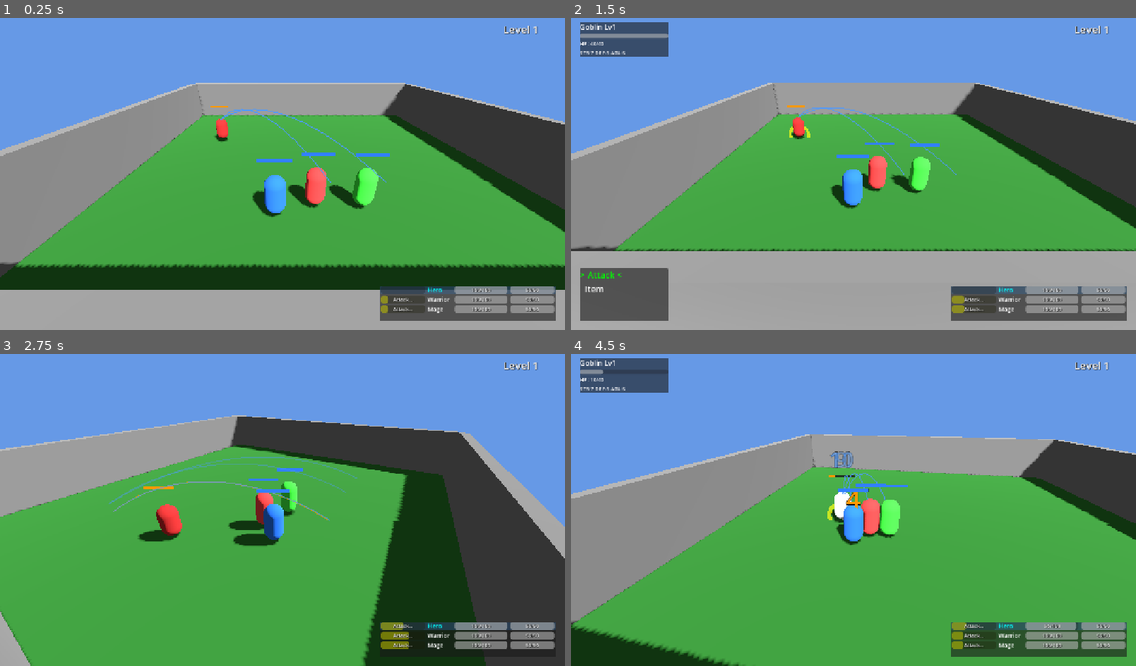
Above: before the commit, frames 1-4 (two rows, left to right).
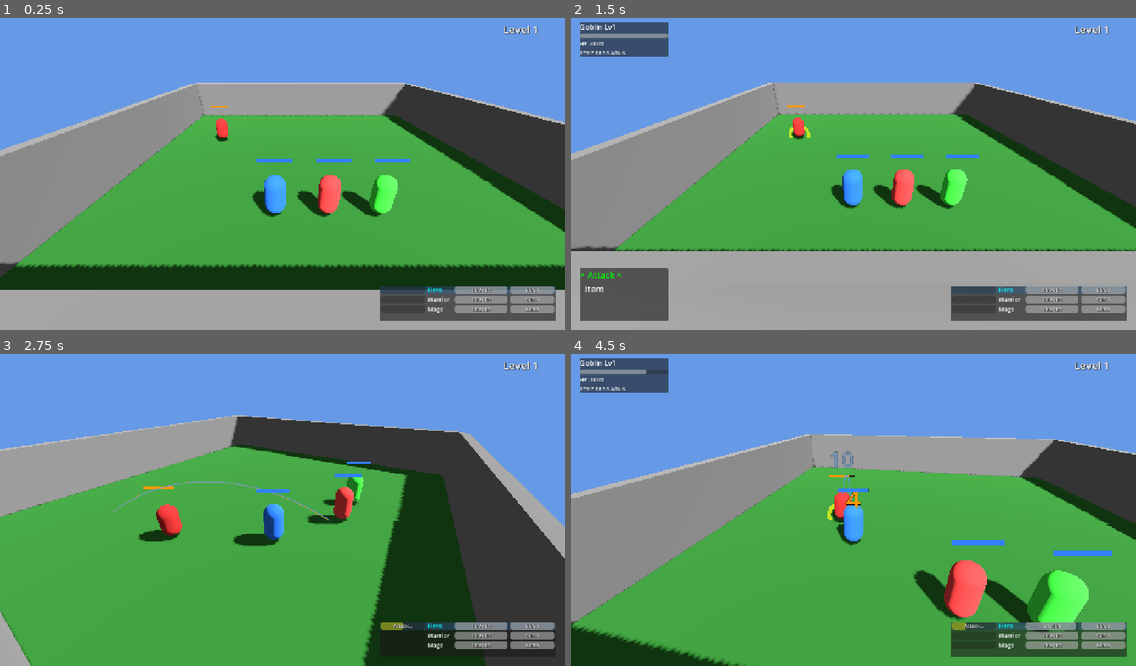
Above: after the commit, the same moments.

Repository: sphenlee/gauntlet
Game: Godot game, scene res://scenes/main.tscn
Same seed, same stepped clock (60 frames per second), same inputs: the game is played once before the commit and once after it.
Inputs:
- Up to frame 1 (0.25 s): no input
- Up to frame 2 (1.5 s): tap Enter (action_confirm) at 0.5 s; hold D (move_right) 0.53-1.28 s; hold Enter (action_confirm) 0.53-1.28 s; hold S (move_down) from 1.28 s (still down); tap K (camera_down) at 1.35 s
- Up to frame 3 (2.75 s): tap Enter (action_confirm) at 2 s; release S (move_down) at 2.03 s; hold D (move_right) from 2.03 s (still down); tap J (camera_left) at 2.1 s
- Up to frame 4 (4.5 s): release D (move_right) at 2.78 s; hold W (move_up) 2.78-3.53 s; tap L (camera_right) at 2.85 s; hold A (move_left) from 3.53 s (still down); tap I (camera_up) at 3.6 s; tap Right (enemy_select_next) at 4.35 s

The runs differ from the first frame. In frame 1, 2.4% of the frame differs, in the area x 39-73%, y 29-95%; in frame 2, 2.3%; in frame 3, 2.0%; in frame 4, 5.3%, in the area x 3-96%, y 4-95%.
Error after the commit: Trying to assign an array of type "Array[Enemy]" to a variable of type "Array[Node3D]". (res://scripts/tactics_engine.gd:34)

Commit message:
Refactor tactics engine: conditions return candidate lists
_resolve_condition now returns Array[Node3D] of all matching candidates
instead of a single target. evaluate() checks implicit action conditions
on each candidate and picks the first valid one, falling through to the
next tactic only if no candidates pass.

This fixes cases where a condition matched a target but the implicit
action check failed (e.g. Ally HP<50% matched a character at full HP
for a potion), and another valid candidate existed but was never tried.

- ENEMY_ANY: all alive enemies, shuffled
- ENEMY_CLOSEST: all alive enemies, sorted by distance
- ENEMY_LEADER_TARGET: leader's current target (single candidate)
- ALLY_KO: all KOed party members
- ALLY_HP_LT_75/50: all party members below threshold
- ALLY_ANY: all alive party members

Co-authored-by: Copilot <223556219+Copilot@users.noreply.github.com>

Diff:
--- a/scripts/tactics_engine.gd
+++ b/scripts/tactics_engine.gd
@@ -11,57 +11,53 @@
 		if tactic.condition == Tactic.Condition.NONE or tactic.action == Tactic.Action.NONE:
 			continue
 
-		var target = _resolve_condition(character, tactic, party, enemies, leader)
-		if target == null:
-			continue
+		var candidates = _resolve_condition(character, tactic, party, enemies, leader)
 
-		# Check implicit conditions on the action
-		if not _check_action_implicit(tactic.action, target, items):
-			continue
-
-		return _build_action(tactic.action, target)
+		# Check implicit conditions on each candidate, pick first valid
+		for target in candidates:
+			if _check_action_implicit(tactic.action, target, items):
+				return _build_action(tactic.action, target)
 
 	return {}
 
-static func _resolve_condition(character: PlayerCharacter, tactic: Tactic, party: Array[PlayerCharacter], enemies: Array[Enemy], leader: PlayerCharacter) -> Node3D:
+static func _resolve_condition(character: PlayerCharacter, tactic: Tactic, party: Array[PlayerCharacter], enemies: Array[Enemy], leader: PlayerCharacter) -> Array[Node3D]:
+	var candidates: Array[Node3D] = []
+
 	match tactic.condition:
 		Tactic.Condition.ENEMY_ANY:
-			var alive = _alive_enemies(enemies)
-			if alive.is_empty():
-				return null
-			return alive[randi() % alive.size()]
+			# All alive enemies, shuffled
+			candidates = _alive_enemies(enemies).duplicate()
+			candidates.shuffle()
 
 		Tactic.Condition.ENEMY_CLOSEST:
-			return _nearest_enemy(character.global_position, enemies)
+			# All alive enemies, sorted by distance
+			candidates = _alive_enemies(enemies).duplicate()
+			candidates.sort_custom(func(a, b): return character.global_position.distance_to(a.global_position) < character.global_position.distance_to(b.global_position))
 
 		Tactic.Condition.ENEMY_LEADER_TARGET:
 			if leader and is_instance_valid(leader):
 				var leader_target = leader.charge_target
 				if leader_target and is_instance_valid(leader_target) and leader_target is Enemy:
 					if leader_target.state != Enemy.State.DEAD:
-						return leader_target
-			return null
+						candidates.append(leader_target)
 
 		Tactic.Condition.ALLY_KO:
 			for member in party:
 				if is_instance_valid(member) and member.state == PlayerCharacter.State.DEAD:
-					return member
-			return null
+					candidates.append(member)
 
 		Tactic.Condition.ALLY_HP_LT_75:
-			return _ally_below_hp_pct(party, 0.75)
+			candidates = _allies_below_hp_pct(party, 0.75)
 
 		Tactic.Condition.ALLY_HP_LT_50:
-			return _ally_below_hp_pct(party, 0.50)
+			candidates = _allies_below_hp_pct(party, 0.50)
 
 		Tactic.Condition.ALLY_ANY:
-			# Return first alive ally (including self)
 			for member in party:
 				if is_instance_valid(member) and member.state != PlayerCharacter.State.DEAD:
-					return member
-			return null
+					candidates.append(member)
 
-	return null
+	return candidates
 
 static func _check_action_implicit(action: Tactic.Action, target: Node3D, items: Dictionary) -> bool:
 	match action:
@@ -116,20 +112,11 @@
 			alive.append(enemy)
 	return alive
 
-static func _nearest_enemy(pos: Vector3, enemies: Array[Enemy]) -> Enemy:
-	var nearest: Enemy = null
-	var nearest_dist: float = INF
-	for enemy in enemies:
-		if is_instance_valid(enemy) and enemy.state != Enemy.State.DEAD:
-			var dist = pos.distance_to(enemy.global_position)
-			if dist < nearest_dist:
-				nearest_dist = dist
-				nearest = enemy
-	return nearest
 
-static func _ally_below_hp_pct(party: Array[PlayerCharacter], pct: float) -> PlayerCharacter:
+static func _allies_below_hp_pct(party: Array[PlayerCharacter], pct: float) -> Array[Node3D]:
+	var result: Array[Node3D] = []
 	for member in party:
 		if is_instance_valid(member) and member.state != PlayerCharacter.State.DEAD:
 			if float(member.stats.current_hp) / float(member.stats.max_hp) < pct:
-				return member
-	return null
+				result.append(member)
+	return result
